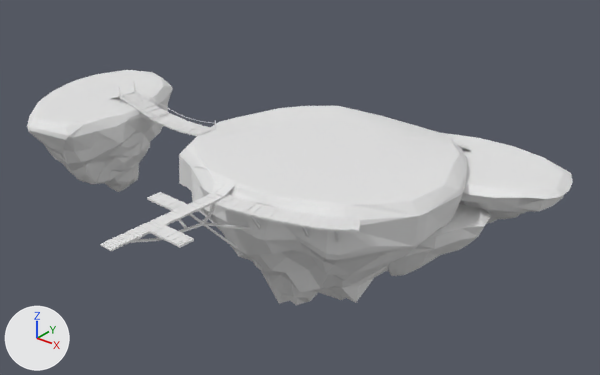
What one commit did to the FBX model Assets/2_Visual/Envirment/Island.fbx.
The view is the same before and after, from a 50 mm camera at (153.0, -192.0, 115.9) aimed at (4.9, -6.9, 1.1). Lighting does not change. The marker at lower left points along +X, +Y and +Z. Where no turn or scale is listed for an object, it has been applied to the vertices. Vertices at the same position are counted once.

Names of what the first picture shows: 'defaultMaterial', 'defaultMaterial.001', 'defaultMaterial.002', 'defaultMaterial.003', 'defaultMaterial.004', 'defaultMaterial.005', 'defaultMaterial.006', 'defaultMaterial.007', 'defaultMaterial.008', 'defaultMaterial.009', 'defaultMaterial.011'.
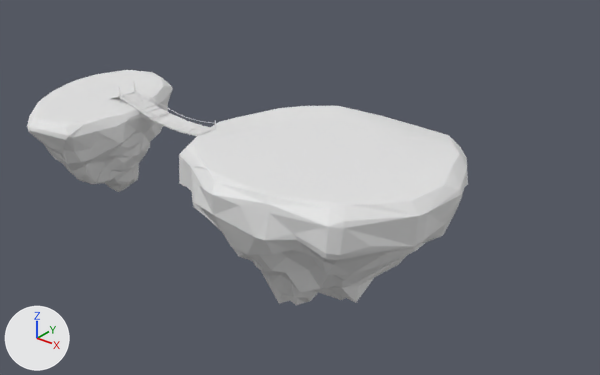
The change, as a list of edits to the scene's bpy script:
```text
Change me_defaultmaterial_011:
    used by ob_defaultmaterial_011; location = (0.0, 0.0, 0.0)
    remove me_defaultmaterial_011.from_pydata(...)  # 368 vertices, 676 faces; spans x -59.2..45.0, y -80.6..-13.9, z -5.2..25.4
    add me_defaultmaterial_011.from_pydata(...)  # 280 vertices, 544 faces; spans x -59.2..-23.4, y -23.7..-13.9, z 11.3..25.4
    me_defaultmaterial_011 part 1: 11 loose pieces with 88 vertices, spanning x -0.3..45.0, y -80.6..-37.5, z -5.2..15.6, are deleted
Change me_defaultmaterial_008:
    used by ob_defaultmaterial_008; location = (0.0, 0.0, 0.0)
    remove me_defaultmaterial_008.from_pydata(...)  # 1549 vertices, 2328 faces; spans x -58.9..50.1, y -85.1..-13.5, z 14.6..22.0
    add me_defaultmaterial_008.from_pydata(...)  # 302 vertices, 456 faces; spans x -58.9..-23.8, y -23.9..-13.5, z 15.1..22.0
    me_defaultmaterial_008 part 2: 155 loose pieces with 1247 vertices, spanning x -4.5..50.1, y -85.1..-34.6, z 14.6..15.9, are deleted
Remove ob_defaultmaterial_009:
    ob_defaultmaterial_009 = bpy.data.objects.new('defaultMaterial.009', me_defaultmaterial_009)
    ob_defaultmaterial_009.location = (0.0, 0.0, 0.0)
Remove ob_defaultmaterial_002:
    ob_defaultmaterial_002 = bpy.data.objects.new('defaultMaterial.002', me_defaultmaterial_002)
    ob_defaultmaterial_002.location = (0.0, 0.0, 0.0)
Remove ob_defaultmaterial_005:
    ob_defaultmaterial_005 = bpy.data.objects.new('defaultMaterial.005', me_defaultmaterial_005)
    ob_defaultmaterial_005.location = (0.0, 0.0, 0.0)
Remove ob_defaultmaterial_004:
    ob_defaultmaterial_004 = bpy.data.objects.new('defaultMaterial.004', me_defaultmaterial_004)
    ob_defaultmaterial_004.location = (0.0, 0.0, 0.0)
Remove ob_defaultmaterial_003:
    ob_defaultmaterial_003 = bpy.data.objects.new('defaultMaterial.003', me_defaultmaterial_003)
    ob_defaultmaterial_003.location = (0.0, 0.0, 0.0)
```

Changed parts and their boxes [x1, y1, x2, y2] in the pictures (600 x 375 px):
'defaultMaterial.008', reshaped (63% narrower, 72% shorter): before [100, 92, 360, 251]; after [120, 92, 215, 136]
'defaultMaterial.005', deleted: before [439, 132, 573, 199]
'defaultMaterial.002', deleted: before [388, 226, 484, 276]
'defaultMaterial.004', deleted: before [460, 193, 565, 224]
'defaultMaterial.003', deleted: before [431, 203, 491, 237]
'defaultMaterial.011', reshaped: before [119, 81, 338, 250]; after [119, 81, 216, 135]
'defaultMaterial.009', deleted: before [112, 92, 472, 197]
part 1 of me_defaultmaterial_011, deleted: before [130, 201, 338, 250]
part 2 of me_defaultmaterial_008, deleted: before [100, 189, 360, 251]
